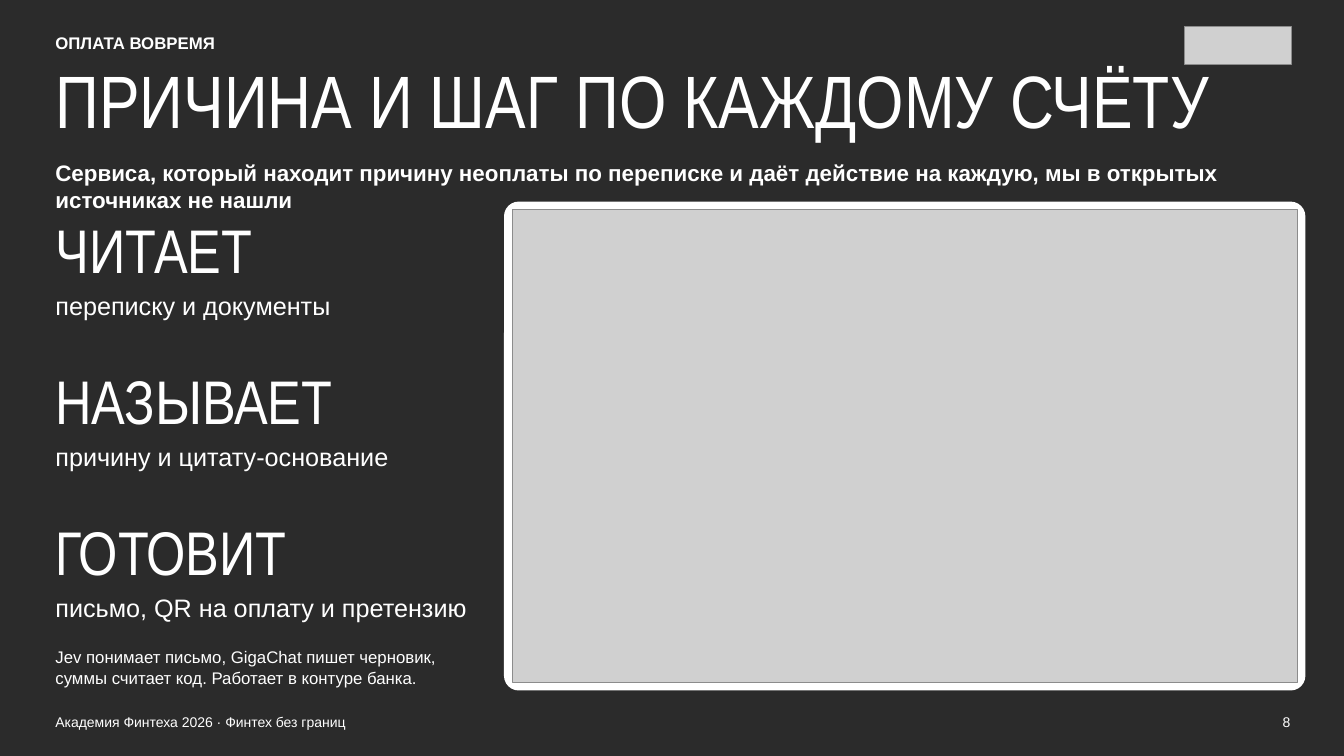
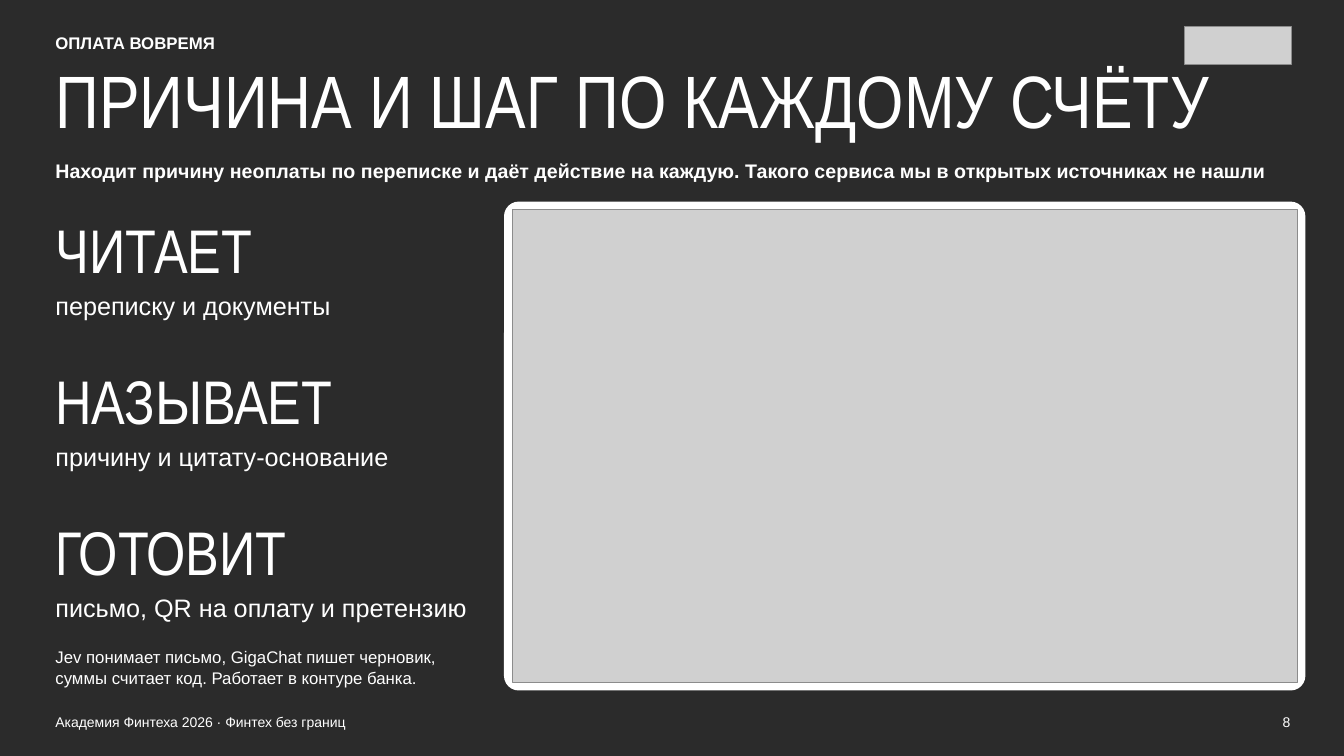
Before and after one commit to dementevma/oplata-vovremya, a slide deck: slide 8 of ПРЕЗЕНТАЦИЯ ОПЛАТА ВОВРЕМЯ.pptx. Drawn at 1344x756 pixels with LibreOffice and Linux fonts; fonts in the diff are those of the drawing; grey boxes stand for pictures; background and template pictures are left out; a plain dark background stands for a picture behind light text. Boxes give left, top, right and bottom in pixels: in the first picture for what was removed or moved away, otherwise in the second. Text is boxed around its words. In the diff, an @@ line names an element or a change of style, - is before the commit and + after.

```diff
--- a/ПРЕЗЕНТАЦИЯ ОПЛАТА ВОВРЕМЯ.pptx
+++ b/ПРЕЗЕНТАЦИЯ ОПЛАТА ВОВРЕМЯ.pptx
@@ text at (x1=55, y1=163, x2=1265, y2=182): text changed; size 16 to 14 pt @@
-Сервиса, который находит причину неоплаты по переписке и даёт действие на каждую, мы в открытых источниках не нашли
+Находит причину неоплаты по переписке и даёт действие на каждую. Такого сервиса мы в открытых источниках не нашли
```
Also in this commit, not shown: 3 other files.
